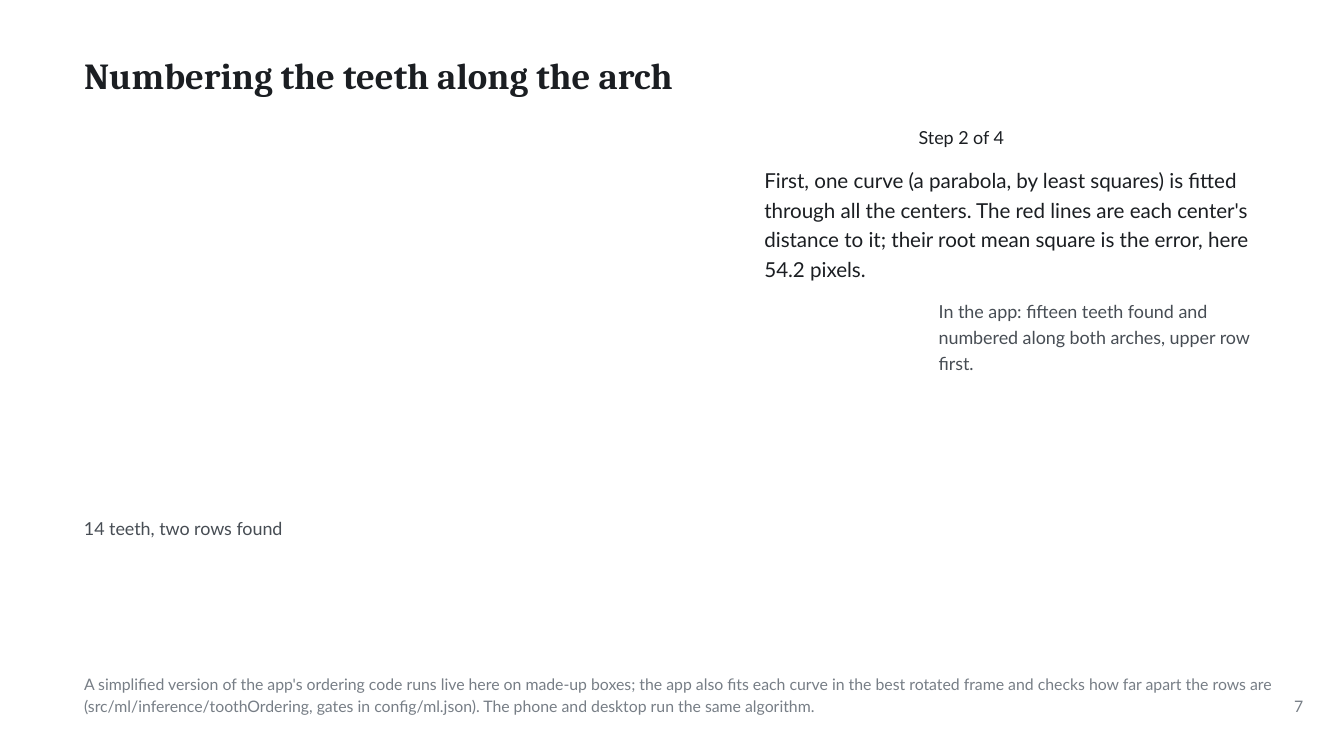
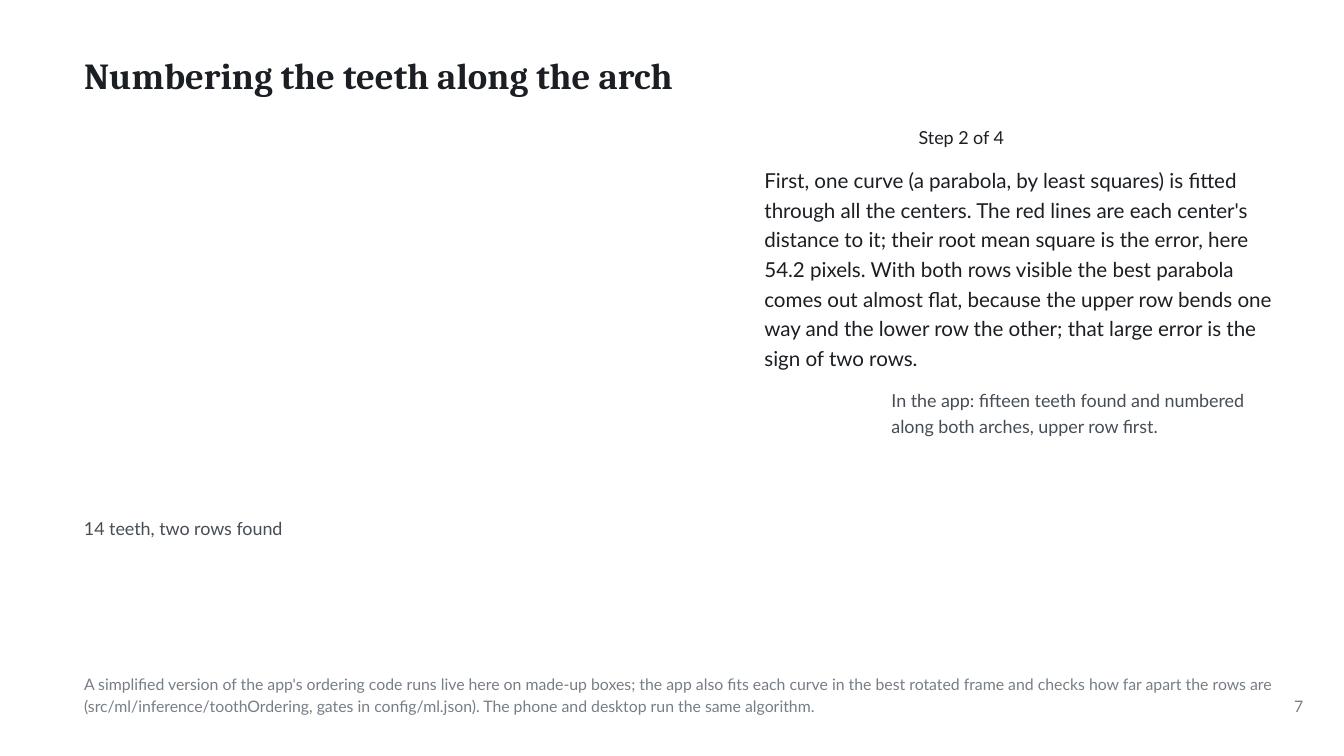
Before and after one commit to ertugrul-senturk/interactive-slides, a slide deck: slide 14 of public/decks/2026-11-smart-teeth.pptx. Drawn at 1344x756 pixels with LibreOffice and Linux fonts; fonts in the diff are those of the drawing; background and template pictures are left out. Boxes give left, top, right and bottom in pixels: in the first picture for what was removed or moved away, otherwise in the second. Text is boxed around its words. In the diff, an @@ line names an element or a change of style, - is before the commit and + after.

```diff
--- a/public/decks/2026-11-smart-teeth.pptx
+++ b/public/decks/2026-11-smart-teeth.pptx
@@ text at box(764, 172, 1272, 370): text changed @@
-First, one curve (a parabola, by least squares) is fitted
-through all the centers. The red lines are each center's
-distance to it; their root mean square is the error, here
-54.2 pixels.
+First, one curve (a parabola, by least squares) is fitted
+through all the centers. The red lines are each center's
+distance to it; their root mean square is the error, here
+54.2 pixels. With both rows visible the best parabola
+comes out almost flat, because the upper row bends one
+way and the lower row the other; that large error is the
+sign of two rows.
@@ text "In the app: fifteen teeth ..." rewrapped from box(939, 305, 1250, 370) to box(891, 394, 1245, 437) @@
```
Also in this commit, not shown: 3 other slides changed, 3 other files.
